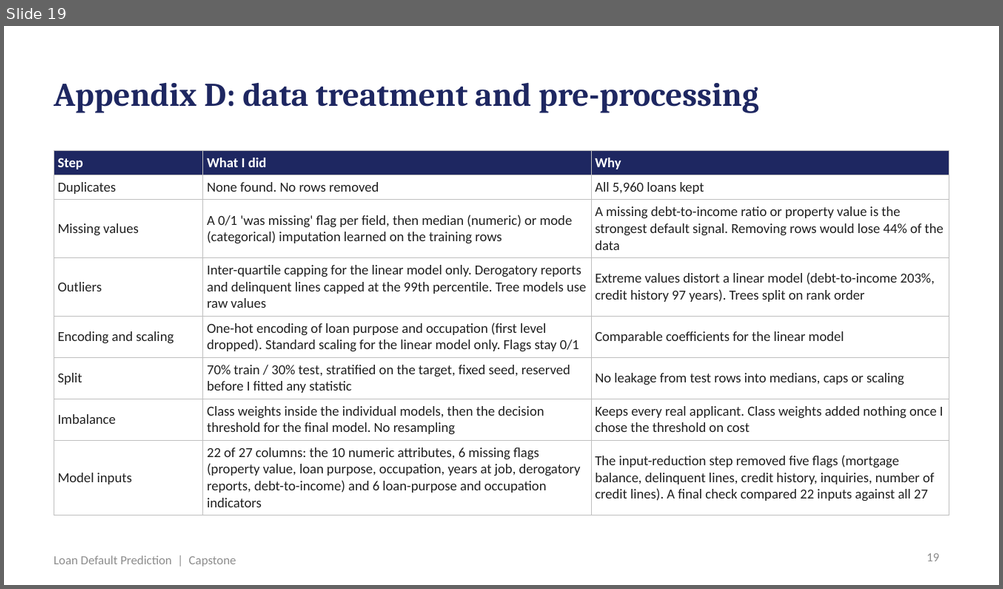
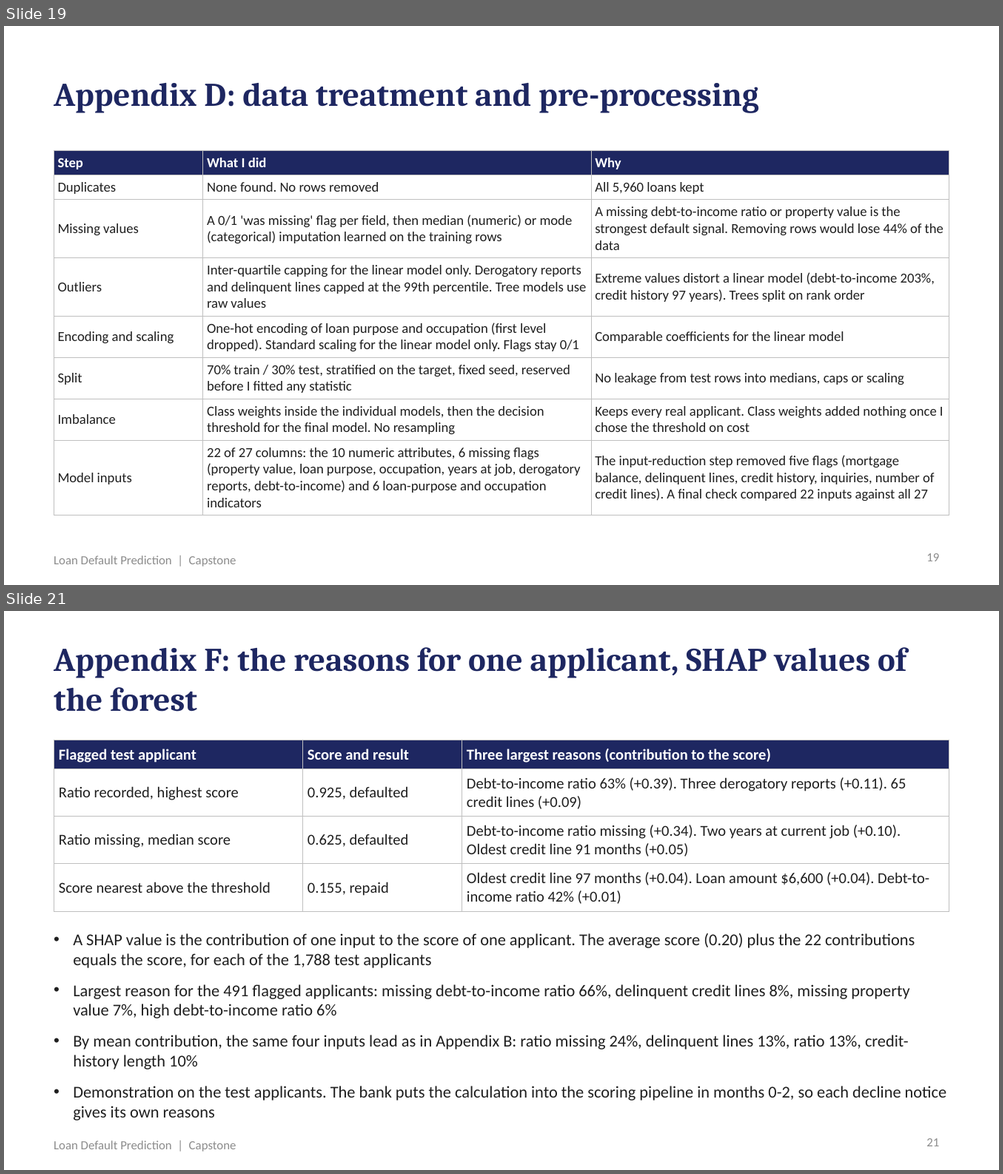
Before and after one commit to shubham1891/Personal-code, a slide deck: presentation/Loan_Default_Prediction_Presentation.pptx. Shown one above the other, each under a label of ours: slide 19 before the commit, slides 19 and 21 after it; the slides between them are not shown. The pictures are 1003x589 and 1003x1174 pixels, drawn with LibreOffice and Linux fonts; fonts in the diff are those of the drawing. Boxes give left, top, right and bottom in pixels: in the first picture for what was removed or moved away, otherwise in the second. Text is boxed around its words. In the diff, an @@ line names an element or a change of style, - is before the commit and + after.

```diff
--- a/presentation/Loan_Default_Prediction_Presentation.pptx
+++ b/presentation/Loan_Default_Prediction_Presentation.pptx
@@ slide 21 added at (x1=4, y1=611, x2=999, y2=1170), background #FFFFFF; not listed: 1 template element that a slide beside it also shows @@
@@ title added at (x1=54, y1=647, x2=906, y2=712), 24 pt, text #1E2761, bold @@
+Appendix F: the reasons for one applicant, SHAP values of the forest
@@ table added at (x1=54, y1=741, x2=949, y2=907), 4 rows, 3 columns @@
+Flagged test applicant | Score and result | Three largest reasons (contribution to the score)
+Ratio recorded, highest score | 0.925, defaulted | Debt-to-income ratio 63% (+0.39). Three derogatory reports (+0.11). 65 credit lines (+0.09)
+Ratio missing, median score | 0.625, defaulted | Debt-to-income ratio missing (+0.34). Two years at current job (+0.10). Oldest credit line 91 months (+0.05)
+Score nearest above the threshold | 0.155, repaid | Oldest credit line 97 months (+0.04). Loan amount $6,600 (+0.04). Debt-to-income ratio 42% (+0.01)
@@ text added at (x1=73, y1=934, x2=947, y2=1121), 12 pt, text #1F1F1F @@
+• A SHAP value is the contribution of one input to the score of one applicant. The average score (0.20) plus the 22 contributions equals the score, for each of the 1,788 test applicants
+• Largest reason for the 491 flagged applicants: missing debt-to-income ratio 66%, delinquent credit lines 8%, missing property value 7%, high debt-to-income ratio 6%
+• By mean contribution, the same four inputs lead as in Appendix B: ratio missing 24%, delinquent lines 13%, ratio 13%, credit-history length 10%
+• Demonstration on the test applicants. The bank puts the calculation into the scoring pipeline in months 0-2, so each decline notice gives its own reasons
@@ page number added at (x1=926, y1=1139, x2=939, y2=1147), 9 pt, text #8C8C8C @@
+21
```
Also in this commit, not shown: 4 slides changed, 14 other files.
